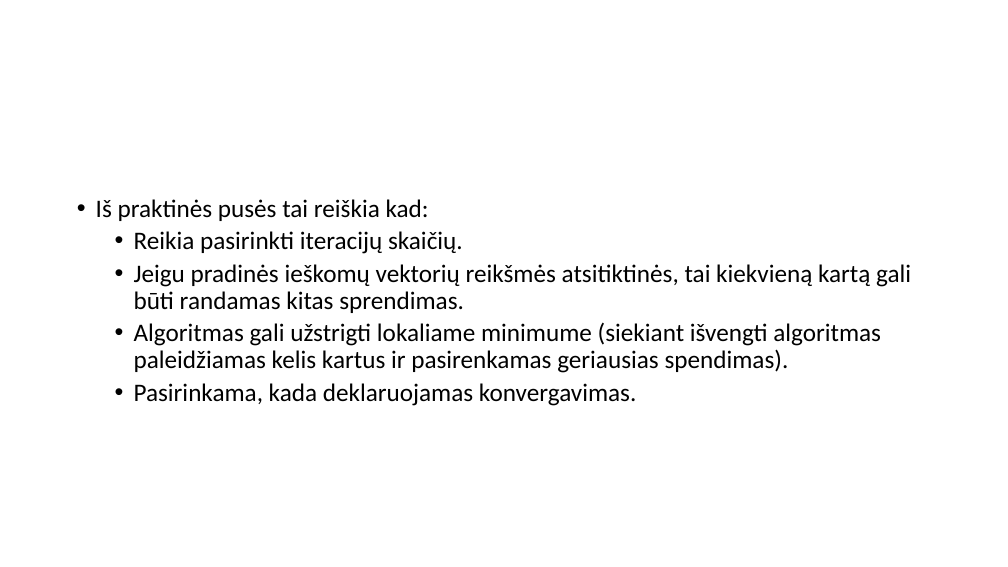
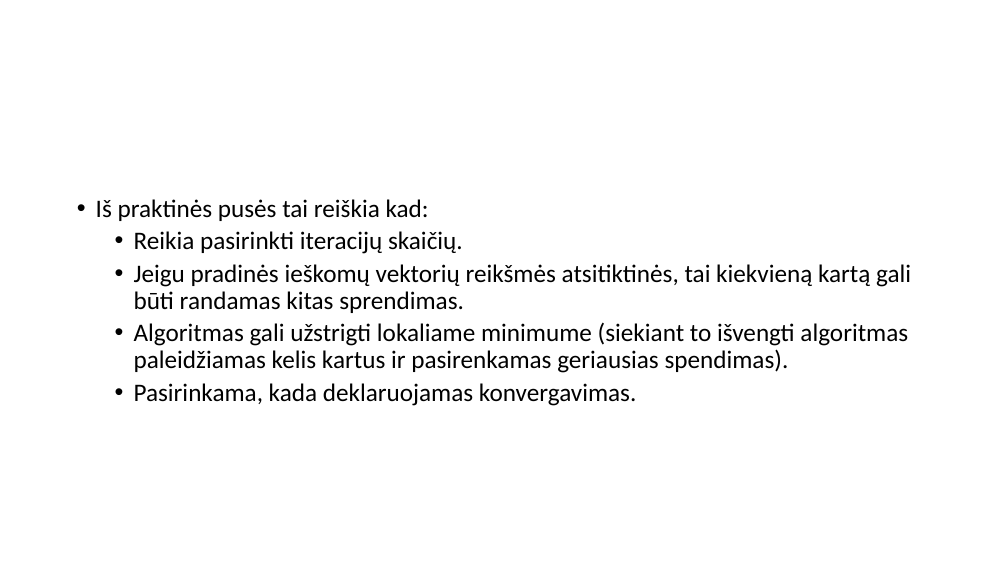
Before and after one commit to dovmar/PDVS, a slide deck: slide 19 of MDS/MDS_pristatymas.pptx. Drawn at 1008x567 pixels with LibreOffice and Linux fonts; fonts in the diff are those of the drawing. Boxes give left, top, right and bottom in pixels: in the first picture for what was removed or moved away, otherwise in the second. Text is boxed around its words. In the diff, an @@ line names an element or a change of style, - is before the commit and + after.

```diff
--- a/MDS/MDS_pristatymas.pptx
+++ b/MDS/MDS_pristatymas.pptx
@@ text at <box>134,322,908,373</box>: text changed @@
-  • Algoritmas gali užstrigti lokaliame minimume (siekiant išvengti algoritmas paleidžiamas kelis kartus ir pasirenkamas geriausias spendimas).
+  • Algoritmas gali užstrigti lokaliame minimume (siekiant to išvengti algoritmas paleidžiamas kelis kartus ir pasirenkamas geriausias spendimas).
```
Also in this commit, not shown: 10 other slides changed, 3 other files.
